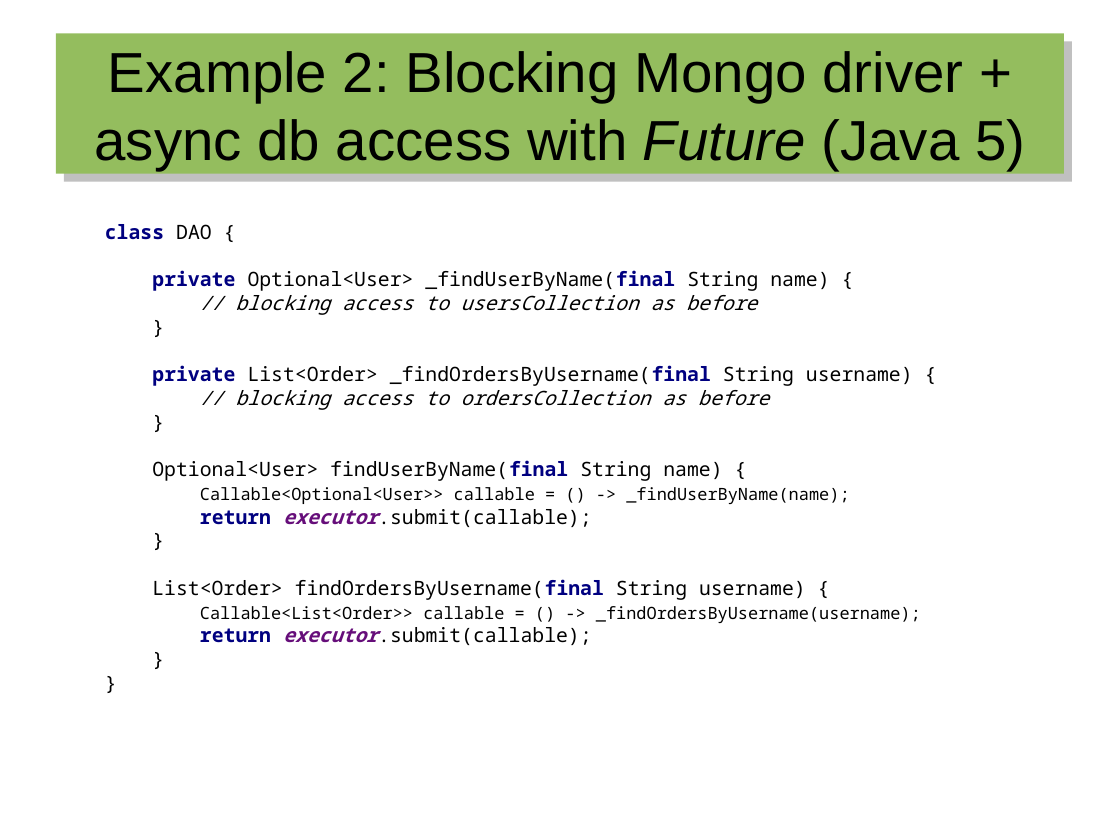
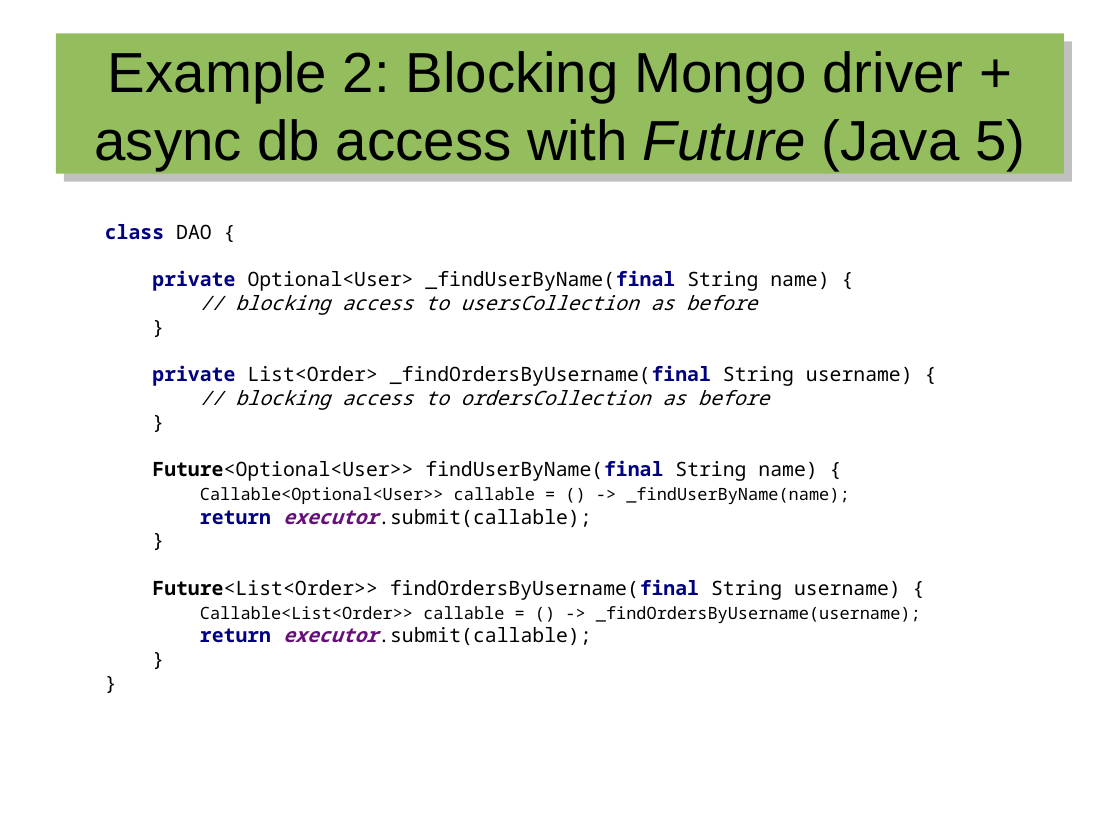
Before and after one commit to hermannhueck/reactive-mongo-access, a slide deck: slide 24 of Slides/2016-08_Reactive Mongo Access from Java 8.odp. Drawn at 1120x840 pixels with LibreOffice and Linux fonts; fonts in the diff are those of the drawing. Boxes give left, top, right and bottom in pixels: in the first picture for what was removed or moved away, otherwise in the second. Text is boxed around its words. In the diff, an @@ line names an element or a change of style, - is before the commit and + after.

Commit message:
minor improvments of Java code and Java slides

```diff
--- a/Slides/2016-08_Reactive Mongo Access from Java 8.odp
+++ b/Slides/2016-08_Reactive Mongo Access from Java 8.odp
@@ text at box(152, 290, 921, 645): text changed @@
-// blocking access to usersCollection as before
-}
-private List<Order> _findOrdersByUsername(final String username) {
-// blocking access to ordersCollection as before
-}
-Optional<User> findUserByName(final String name) {
-Callable<Optional<User>> callable = () -> _findUserByName(name);
-return executor.submit(callable);
-}
-List<Order> findOrdersByUsername(final String username) {
-Callable<List<Order>> callable = () -> _findOrdersByUsername(username);
-return executor.submit(callable);
-}
-}
+// blocking access to usersCollection as before
+}
+private List<Order> _findOrdersByUsername(final String username) {
+// blocking access to ordersCollection as before
+}
+Future<Optional<User>> findUserByName(final String name) {
+Callable<Optional<User>> callable = () -> _findUserByName(name);
+return executor.submit(callable);
+}
+Future<List<Order>> findOrdersByUsername(final String username) {
+Callable<List<Order>> callable = () -> _findOrdersByUsername(username);
+return executor.submit(callable);
+}
+}
```
Also in this commit, not shown: 10 other slides changed, 15 other files.
